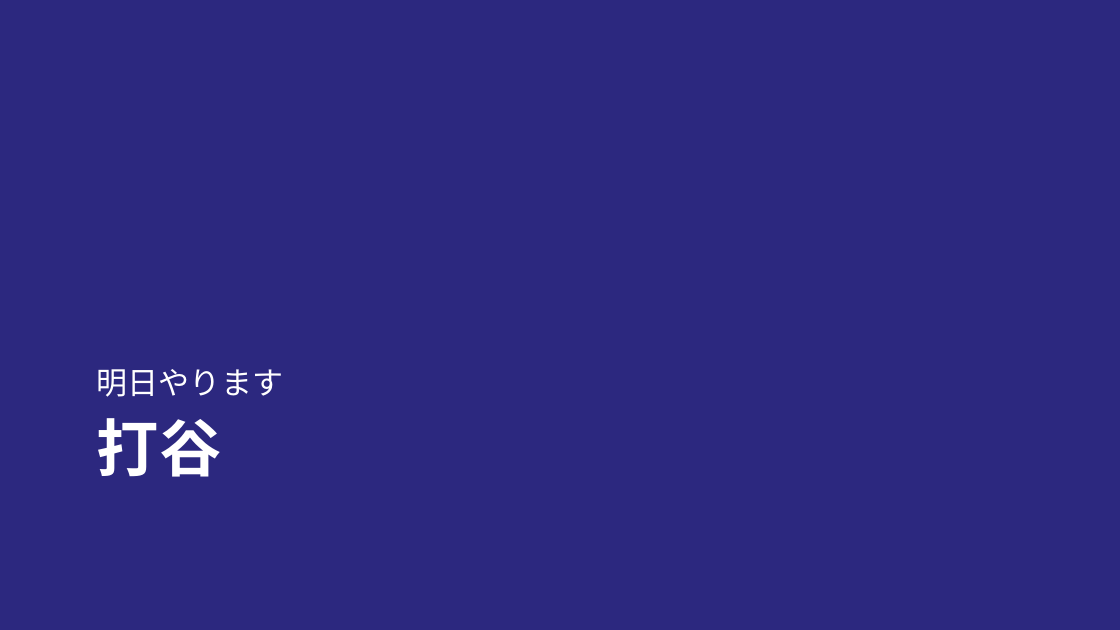
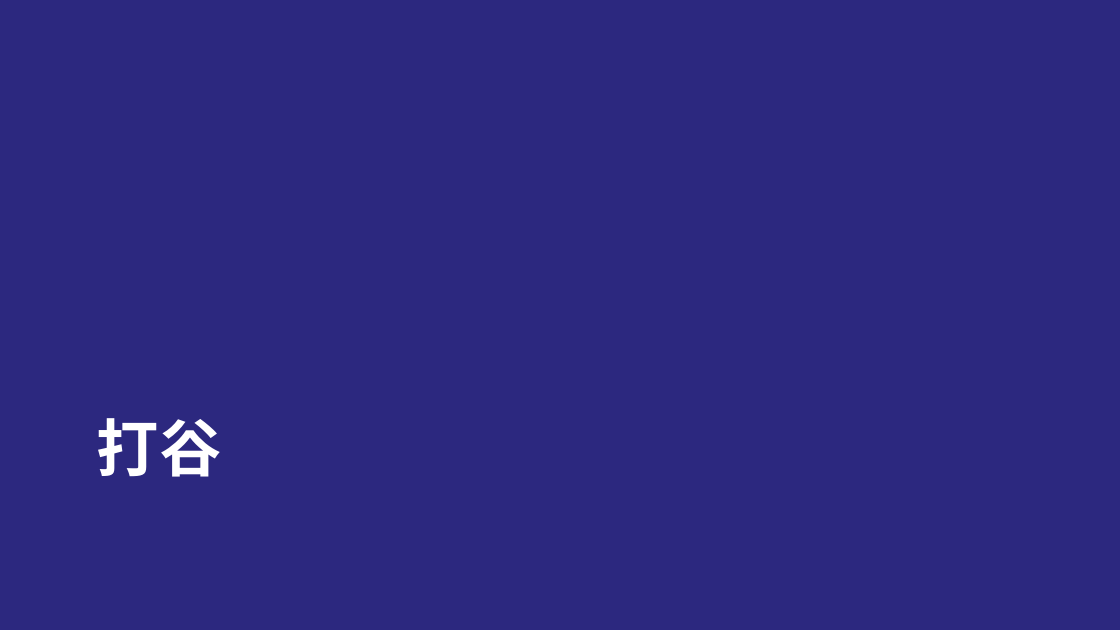
Before and after one commit to T-Reio/ohtani_analyze, a slide deck: slide 3 of slides/ohtani_tj.pptx (slide 17 before the commit). Drawn at 1120x630 pixels with LibreOffice and Linux fonts; fonts in the diff are those of the drawing; background and template pictures are left out. Boxes give left, top, right and bottom in pixels: in the first picture for what was removed or moved away, otherwise in the second. Text is boxed around its words. In the diff, an @@ line names an element or a change of style, - is before the commit and + after.

```diff
--- a/slides/ohtani_tj.pptx
+++ b/slides/ohtani_tj.pptx
@@ text removed at (x1=97, y1=369, x2=283, y2=397) @@
-明日やります
```
Also in this commit, not shown: 1 other slide changed, 1 slide added, 16 other files.
